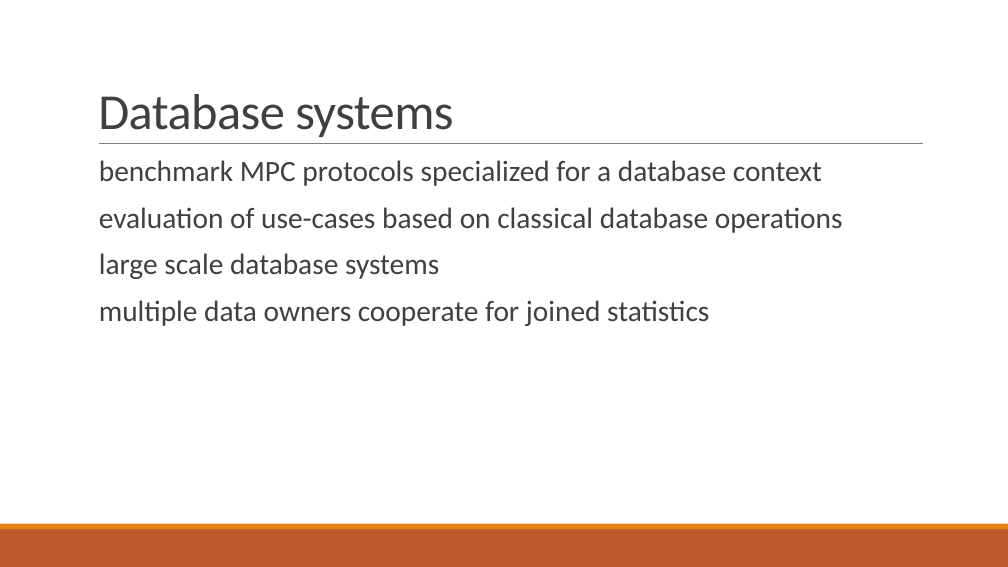
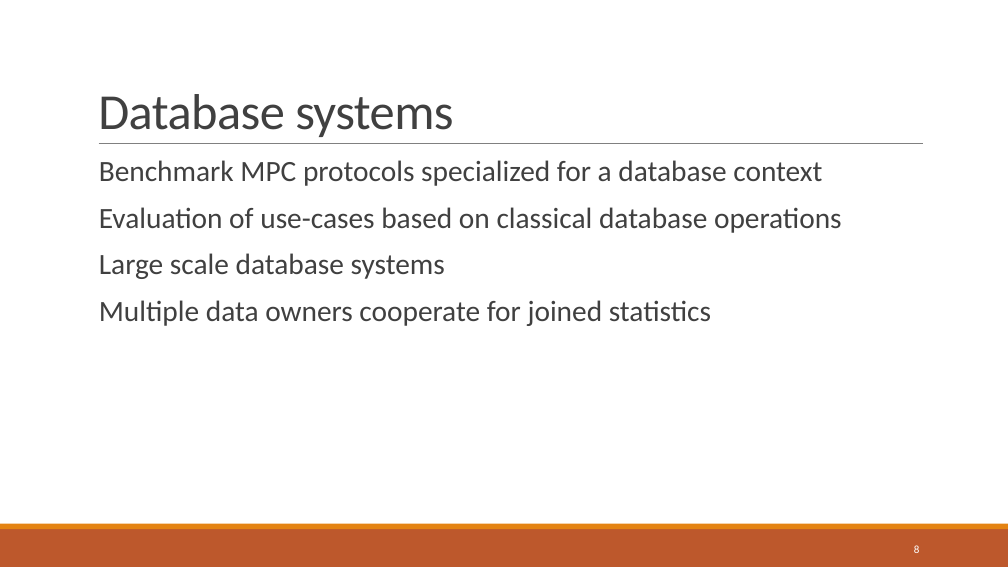
Before and after one commit to niklasUPB/thesis, a slide deck: slide 8 of thesis/Abschlussvortrag.pptx. Drawn at 1008x567 pixels with LibreOffice and Linux fonts; fonts in the diff are those of the drawing. Boxes give left, top, right and bottom in pixels: in the first picture for what was removed or moved away, otherwise in the second. Text is boxed around its words. In the diff, an @@ line names an element or a change of style, - is before the commit and + after.

```diff
--- a/thesis/Abschlussvortrag.pptx
+++ b/thesis/Abschlussvortrag.pptx
@@ text at <box>99,160,842,326</box>: text changed @@
-  benchmark MPC protocols specialized for a database context
-  evaluation of use-cases based on classical database operations
-  large scale database systems
-  multiple data owners cooperate for joined statistics
+  Benchmark MPC protocols specialized for a database context
+  Evaluation of use-cases based on classical database operations
+  Large scale database systems
+  Multiple data owners cooperate for joined statistics
@@ page number added at <box>914,545,920,553</box>, 10.5 pt, text #FFFFFF @@
+8
```
Also in this commit, not shown: 25 other slides changed.
